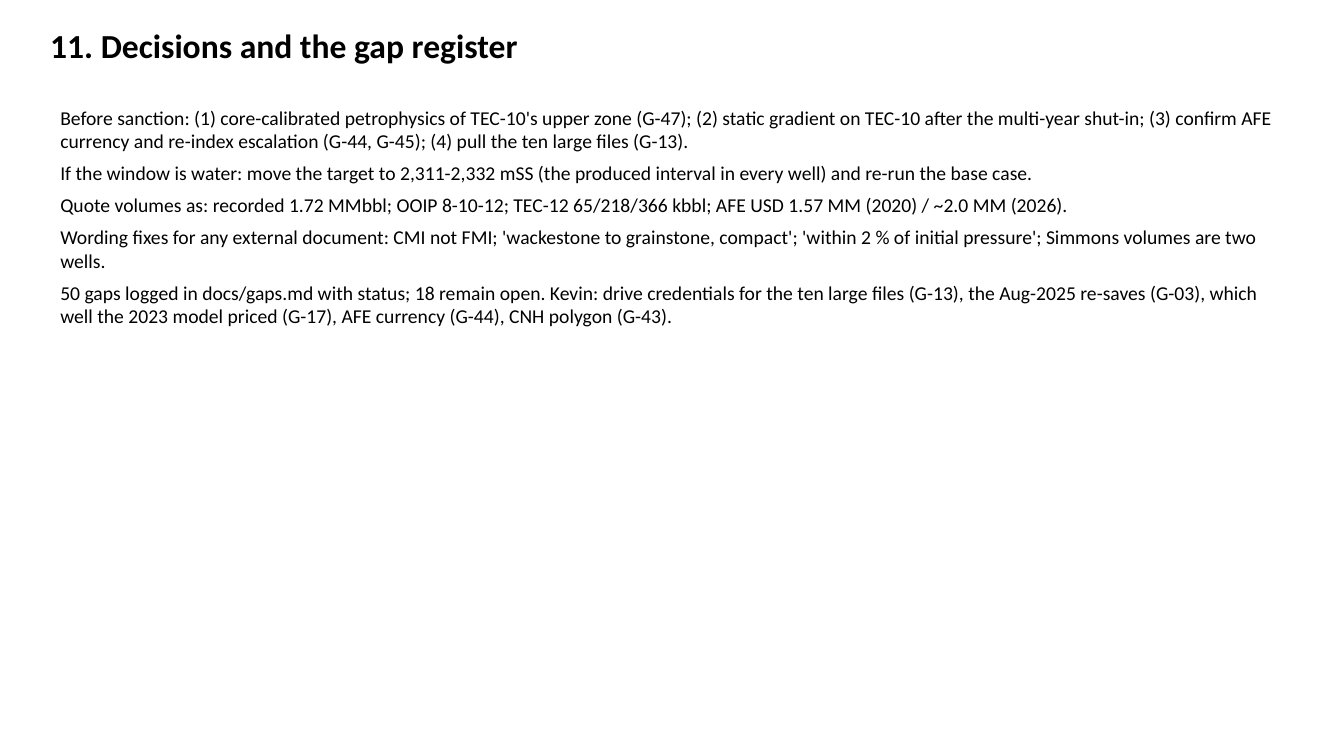
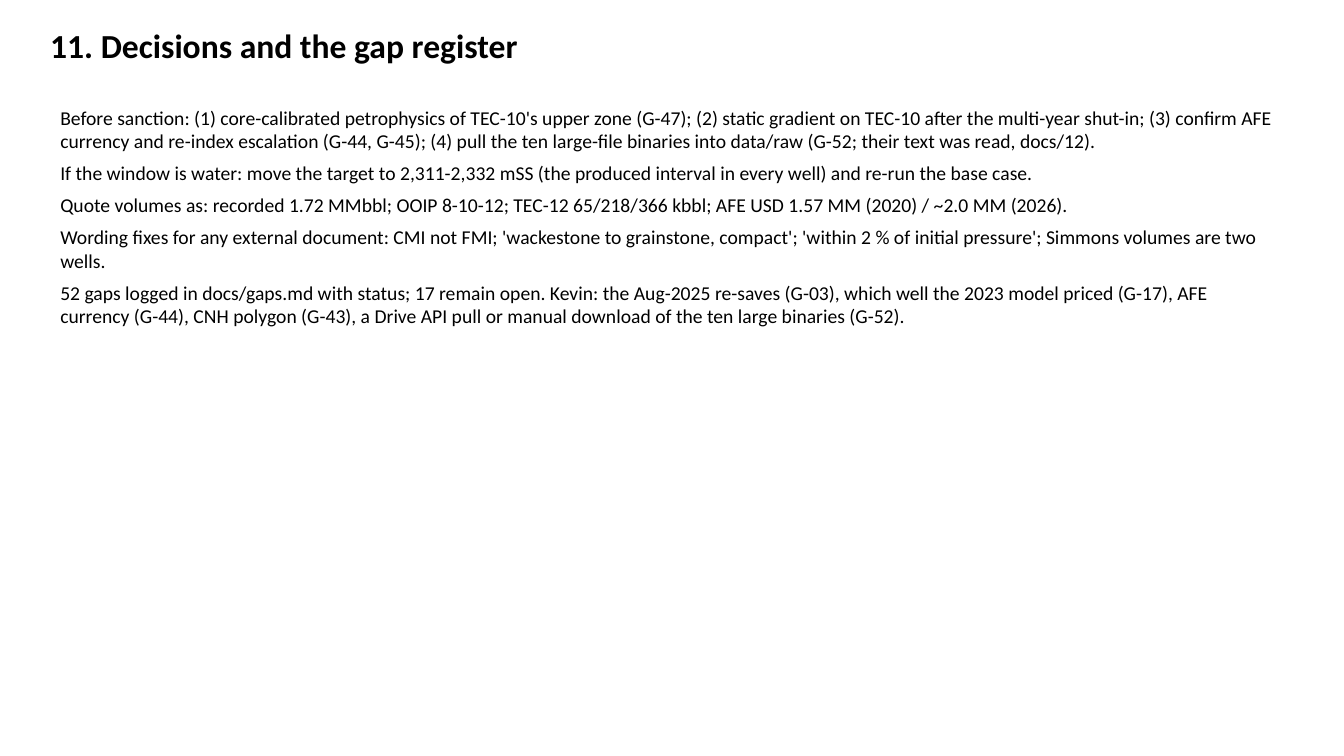
Before and after one commit to gunner1976/git_practice, a slide deck: slide 12 of docs/Tecolutla_TEC12_Handover.pptx. Drawn at 1344x756 pixels with LibreOffice and Linux fonts; fonts in the diff are those of the drawing. Boxes give left, top, right and bottom in pixels: in the first picture for what was removed or moved away, otherwise in the second. Text is boxed around its words. In the diff, an @@ line names an element or a change of style, - is before the commit and + after.

```diff
--- a/docs/Tecolutla_TEC12_Handover.pptx
+++ b/docs/Tecolutla_TEC12_Handover.pptx
@@ text at [60, 111, 1271, 152]: text changed @@
-Before sanction: (1) core-calibrated petrophysics of TEC-10's upper zone (G-47); (2) static gradient on TEC-10 after the multi-year shut-in; (3) confirm AFE currency and re-index escalation (G-44, G-45); (4) pull the ten large files (G-13).
+Before sanction: (1) core-calibrated petrophysics of TEC-10's upper zone (G-47); (2) static gradient on TEC-10 after the multi-year shut-in; (3) confirm AFE currency and re-index escalation (G-44, G-45); (4) pull the ten large-file binaries into data/raw (G-52; their text was read, docs/12).
@@ text at [60, 286, 1207, 327]: text changed @@
-50 gaps logged in docs/gaps.md with status; 18 remain open. Kevin: drive credentials for the ten large files (G-13), the Aug-2025 re-saves (G-03), which well the 2023 model priced (G-17), AFE currency (G-44), CNH polygon (G-43).
+52 gaps logged in docs/gaps.md with status; 17 remain open. Kevin: the Aug-2025 re-saves (G-03), which well the 2023 model priced (G-17), AFE currency (G-44), CNH polygon (G-43), a Drive API pull or manual download of the ten large binaries (G-52).
```
Also in this commit, not shown: 26 other files.
